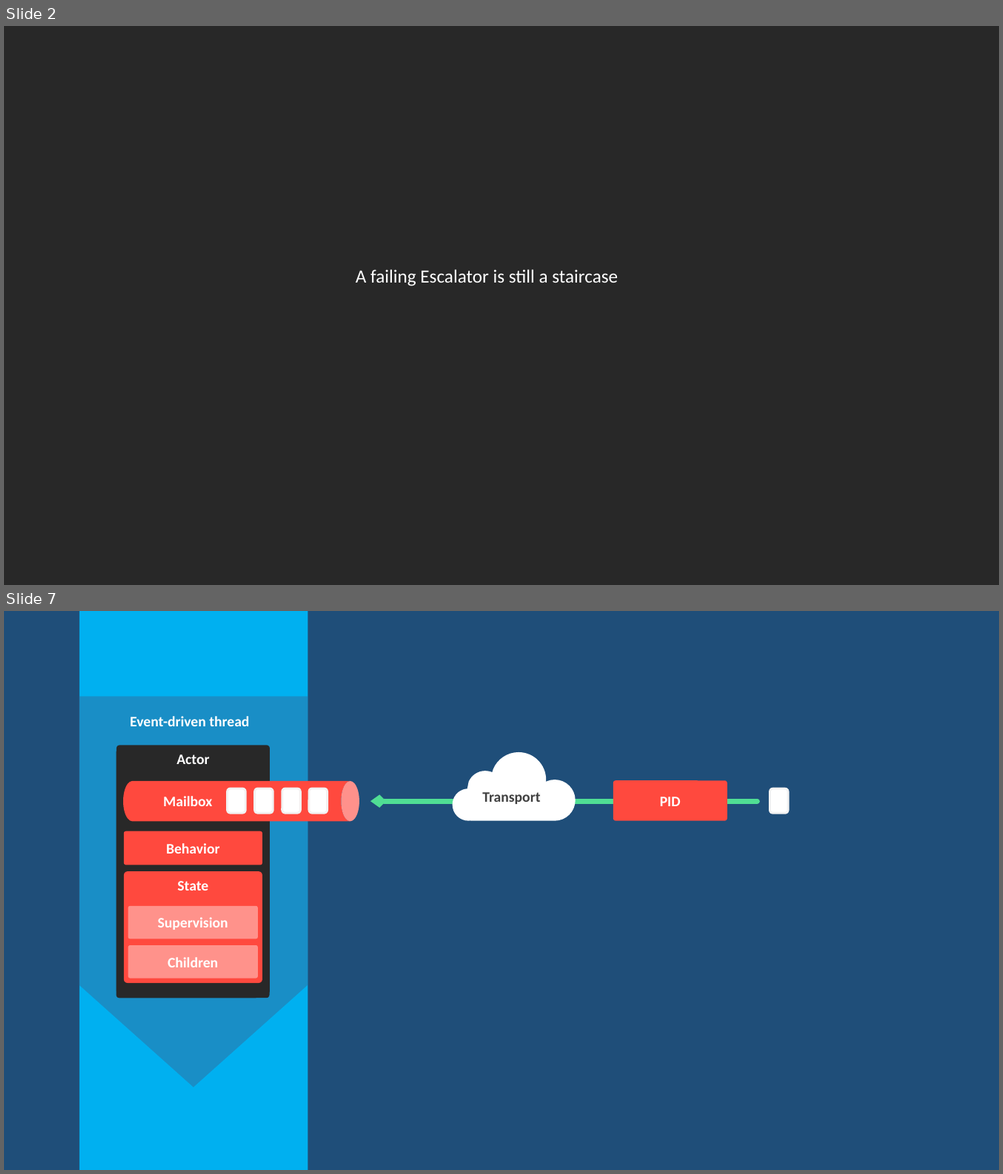
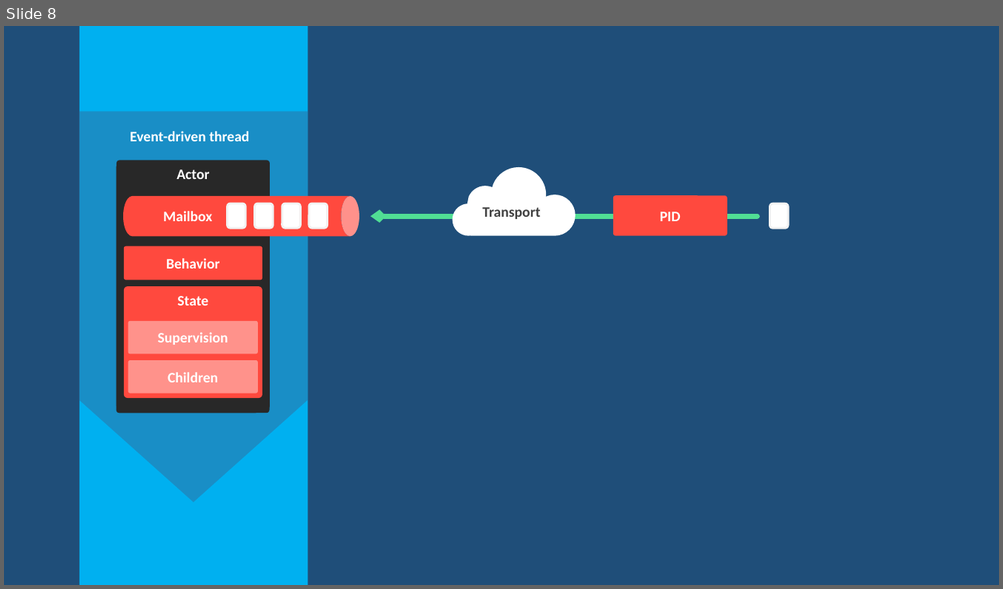
Before and after one commit to rogeralsing/Presentations, a slide deck: FailingGracefully/QConSP/protoactor.pptx. Shown one above the other, each under a label of ours: slides 2 and 7 before the commit, slide 8 after it; the slides between them are not shown. The pictures are 1003x1174 and 1003x589 pixels, drawn with LibreOffice and Linux fonts; fonts in the diff are those of the drawing. Boxes give left, top, right and bottom in pixels: in the first picture for what was removed or moved away, otherwise in the second. Text is boxed around its words. In the diff, an @@ line names an element or a change of style, - is before the commit and + after.

```diff
--- a/FailingGracefully/QConSP/protoactor.pptx
+++ b/FailingGracefully/QConSP/protoactor.pptx
@@ slide 2 removed at bbox=[4, 26, 999, 585], background #282828 @@
@@ text removed at bbox=[356, 269, 617, 286] @@
-A failing Escalator is still a staircase
@@ what was slide 7 is now slide 8 @@
```
Also in this commit, not shown: 4 slides changed, 3 slides added, 1 other slide removed.
